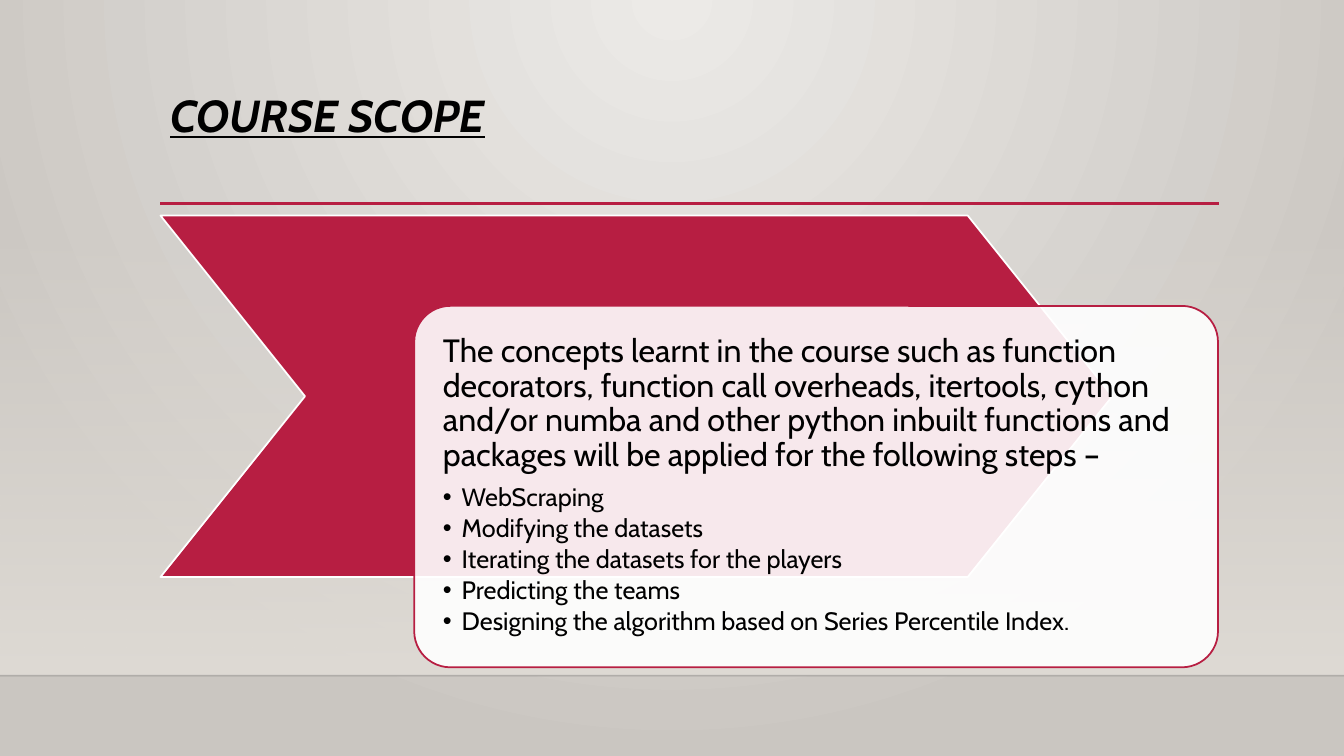
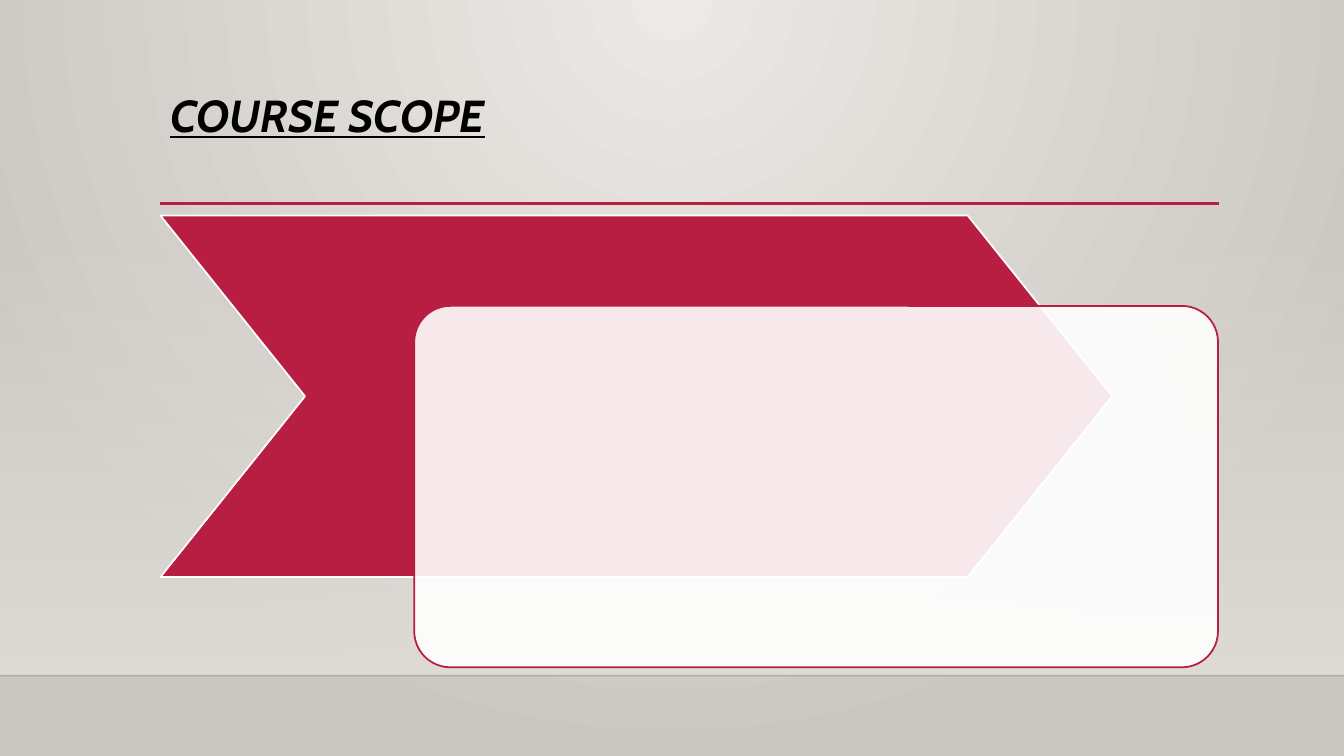
Before and after one commit to srinivas-bontula/Inside-Out, a slide deck: slide 11 of Project_Presentation.pptx. Drawn at 1344x756 pixels with LibreOffice and Linux fonts; fonts in the diff are those of the drawing; background and template pictures are left out. Boxes give left, top, right and bottom in pixels: in the first picture for what was removed or moved away, otherwise in the second. Text is boxed around its words. In the diff, an @@ line names an element or a change of style, - is before the commit and + after.

```diff
--- a/Project_Presentation.pptx
+++ b/Project_Presentation.pptx
@@ text removed at box(443, 338, 1169, 636) @@
-The concepts learnt in the course such as function decorators, function call overheads, itertools, cython and/or numba and other python inbuilt functions and packages will be applied for the following steps –
-  • WebScraping
-  • Modifying the datasets
-  • Iterating the datasets for the players
-  • Predicting the teams
-  • Designing the algorithm based on Series Percentile Index.
```
Also in this commit, not shown: 1 other slide changed, 4 other files.
